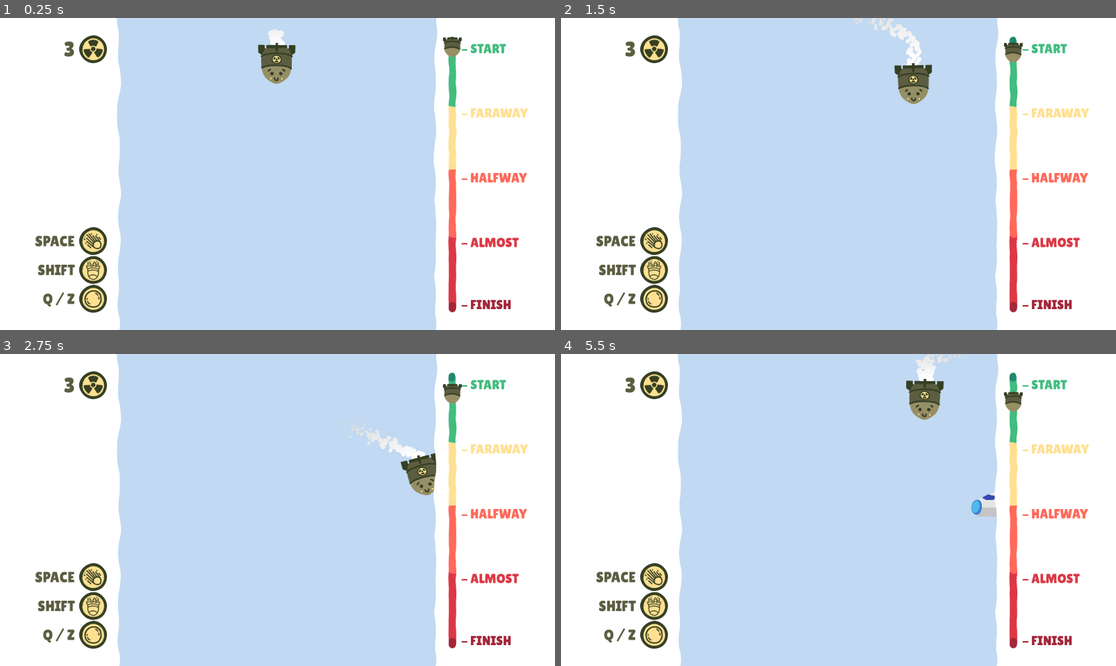
Above: before the commit, frames 1-4 (two rows, left to right).
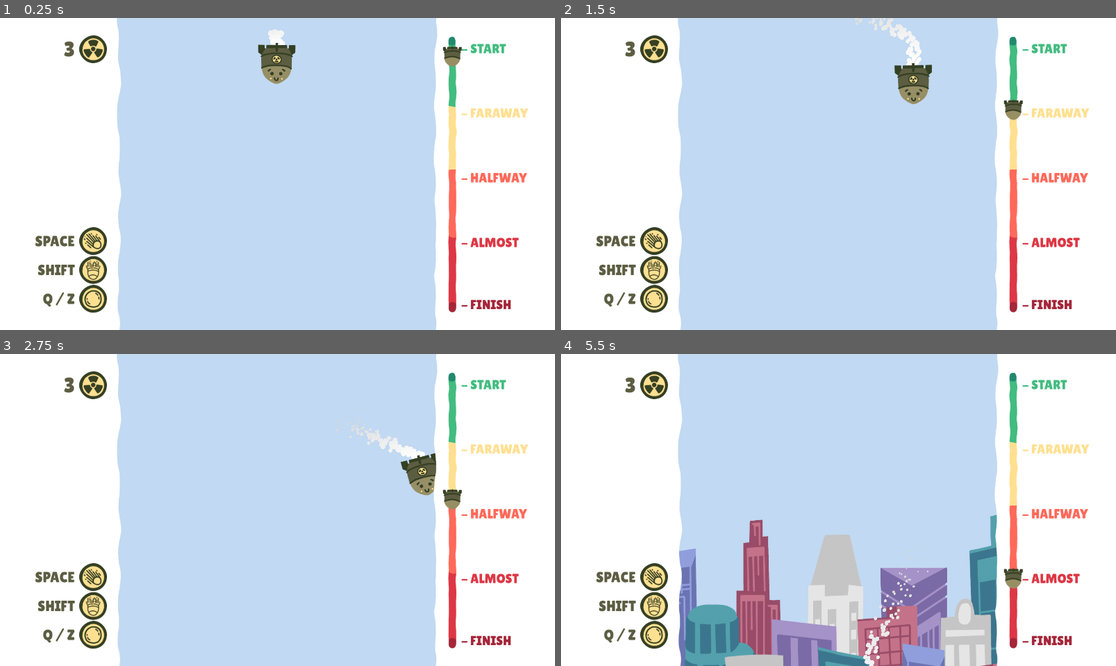
Above: after the commit, the same moments.

Repository: Hangover-Sunshine/DEFCON-JUNIOR
Game: Godot game, scene res://scenes/GameScene.tscn
The game is run twice, just before and just after one commit, with the same random seed, the same clock (stepped at 60 frames per second) and the same inputs. This scene is started directly instead of the project's main scene.
Inputs:
- Up to frame 1 (0.25 s): no input
- Up to frame 2 (1.5 s): hold D (right) 0.53-1.28 s; tap Shift (dash) at 0.6, 1.35 s; hold S (down) from 1.28 s (still down)
- Up to frame 3 (2.75 s): release S (down) at 2.03 s; hold D (right) from 2.03 s (still down); hold Space (fire) from 2.03 s (still down); tap Shift (dash) at 2.3 s
- Up to frame 4 (5.5 s): release D (right) at 2.78 s; release Space (fire) at 2.78 s; hold W (up) 2.78-3.53 s; tap Q (shield) at 2.85 s; tap Shift (dash) at 3.05, 3.6, 4.35 s; hold A (left) 3.53-5 s; tap Escape (pause) at 4.15 s; click "RESUME" at 5 s

The runs differ from the first frame. In frame 1, 0.3% of the frame differs, in the area x 79-84%, y 5-16%; in frame 2, 0.4%; in frame 3, 0.4%; in frame 4, 18%, in the area x 21-84%, y 0-100%.

Commit message:
connected to cut scene, connected to cards, connected to game - the loop is here baby

Diff:
--- a/prefabs/art/environment/env_city.tscn
+++ b/prefabs/art/environment/env_city.tscn
@@ -310,6 +310,11 @@
 
 [node name="Env_City" type="Node2D"]
 
+[node name="AP" type="AnimationPlayer" parent="."]
+libraries = {
+"": SubResource("AnimationLibrary_36j1k")
+}
+
 [node name="City" type="Node2D" parent="."]
 
 [node name="EnvCityBack" type="Sprite2D" parent="City"]
@@ -339,8 +344,3 @@
 visible = false
 position = Vector2(0, -380)
 texture = ExtResource("5_00f1b")
-
-[node name="AP" type="AnimationPlayer" parent="."]
-libraries = {
-"": SubResource("AnimationLibrary_36j1k")
-}
--- a/prefabs/levels/TestLevel.tres
+++ b/prefabs/levels/TestLevel.tres
@@ -4,7 +4,7 @@
 
 [resource]
 script = ExtResource("1_p3ejh")
-LevelLength = 1.0
+LevelLength = 0.1
 FighterFireRate = Vector2(0.8, 0.8)
 FighterBulletSpeed = Vector2(350, 350)
 FighterSpeedRange = Vector2(400, 600)
--- a/scenes/GameRoot.tscn
+++ b/scenes/GameRoot.tscn
@@ -7,6 +7,7 @@
 [ext_resource type="PackedScene" uid="uid://d25674hcnx2dd" path="res://prefabs/systems/rand_position.tscn" id="4_ub5l2"]
 [ext_resource type="Script" path="res://scripts/game/bullet_spawn.gd" id="5_e61t7"]
 [ext_resource type="PackedScene" uid="uid://cff0irid7qcej" path="res://prefabs/entities/player.tscn" id="7_7no1s"]
+[ext_resource type="PackedScene" uid="uid://c0n71c7qli14s" path="res://prefabs/art/environment/env_city.tscn" id="8_otdhf"]
 
 [node name="GameRoot" type="Node2D"]
 process_mode = 1
@@ -86,8 +87,15 @@
 [node name="Enemies" type="Node2D" parent="."]
 
 [node name="Player" parent="." instance=ExtResource("7_7no1s")]
-z_index = 0
+z_index = 1
 position = Vector2(957, 157)
+
+[node name="Env_City" parent="." instance=ExtResource("8_otdhf")]
+position = Vector2(960, 1930)
+
+[node name="DummyTimerBecauseImLazy" type="Timer" parent="."]
+wait_time = 0.25
+one_shot = true
 
 [connection signal="timeout" from="Info/GameTimer" to="." method="_on_game_timer_timeout"]
 [connection signal="timeout" from="Info/MissileTimer" to="." method="_on_missile_timer_timeout"]
--- a/scenes/GameScene.tscn
+++ b/scenes/GameScene.tscn
@@ -1,7 +1,8 @@
-[gd_scene load_steps=7 format=3 uid="uid://cix7grprr55jl"]
+[gd_scene load_steps=8 format=3 uid="uid://cix7grprr55jl"]
 
 [ext_resource type="Script" path="res://scripts/system/GameScene.gd" id="1_4pqr6"]
 [ext_resource type="PackedScene" uid="uid://deaonojyom4gf" path="res://scenes/GameRoot.tscn" id="2_tcv1b"]
+[ext_resource type="Resource" uid="uid://bwkshpflyauc0" path="res://prefabs/levels/TestLevel.tres" id="3_aixwv"]
 [ext_resource type="PackedScene" uid="uid://cvws2phcvy2lr" path="res://scenes/menus/hub_pause.tscn" id="7_5w17u"]
 [ext_resource type="Script" path="res://scripts/menus/menu_flash.gd" id="11_tyc6j"]
 
@@ -15,10 +16,10 @@
 tracks/0/interp = 1
 tracks/0/loop_wrap = true
 tracks/0/keys = {
-"times": PackedFloat32Array(0, 0.5, 3),
-"transitions": PackedFloat32Array(1, 0.0824692, 1),
+"times": PackedFloat32Array(0, 3),
+"transitions": PackedFloat32Array(1, 1),
 "update": 1,
-"values": [Color(1, 1, 1, 0), Color(1, 1, 1, 1), Color(1, 1, 1, 1)]
+"values": [Color(1, 1, 1, 1), Color(1, 1, 1, 1)]
 }
 
 [sub_resource type="AnimationLibrary" id="AnimationLibrary_lbn22"]
@@ -31,6 +32,7 @@
 script = ExtResource("1_4pqr6")
 
 [node name="GameRoot" parent="." instance=ExtResource("2_tcv1b")]
+Levels = Array[Resource("res://scripts/resources/LevelResource.gd")]([ExtResource("3_aixwv"), ExtResource("3_aixwv")])
 
 [node name="PauseCanvasLayer" type="CanvasLayer" parent="."]
 process_mode = 2
@@ -50,7 +52,6 @@
 anchor_bottom = 1.0
 grow_horizontal = 2
 grow_vertical = 2
-color = Color(1, 1, 1, 0)
 
 [node name="AnimationPlayer" type="AnimationPlayer" parent="FlashCanvasLayer"]
 libraries = {
@@ -58,3 +59,6 @@
 }
 
 [connection signal="animation_finished" from="FlashCanvasLayer/AnimationPlayer" to="FlashCanvasLayer" method="_on_animation_player_animation_finished"]
+
+[editable path="GameRoot"]
+[editable path="GameRoot/RandPosition"]
--- a/scripts/game/player.gd
+++ b/scripts/game/player.gd
@@ -56,6 +56,8 @@
 var curr_dash_max:int = 1
 
 var play_area_size:Vector2
+
+var has_control:bool = true
 
 func _ready():
 	if FileAccess.file_exists("user://player.save"):
@@ -103,6 +105,10 @@
 ##
 
 func _process(_delta):
+	if has_control == false:
+		return
+	##
+
 	if Input.is_action_just_pressed("shield") and shield_status == UpgradeAvailability.READY:
 		shield_status = UpgradeAvailability.ACTIVE
 		shield_timer.start(curr_shield_dur)
@@ -138,6 +144,10 @@
 ##
 
 func _physics_process(_delta):
+	if has_control == false:
+		return
+	##
+
 	var direction = Vector2(Input.get_axis("left", "right"), Input.get_axis("up", "down"))
 	direction = direction.normalized()
 
@@ -266,6 +276,18 @@
 	gun_status = UpgradeAvailability.READY
 ##
 
+func lean_left():
+	$PC_Skeleton.to_left()
+##
+
+func lean_right():
+	$PC_Skeleton.to_right()
+##
+
+func do_nothing():
+	$PC_Skeleton.to_notmove()
+##
+
 func get_data():
 	var data = {}
 	data["health"] = Health
--- a/scripts/menus/menu_cards.gd
+++ b/scripts/menus/menu_cards.gd
@@ -123,6 +123,7 @@
 
 func _on_card_boost_pressed():
 	dash_status = true
+	curr_dash_max += 1
 	save()
 	GlobalSignals.emit_signal("load_scene", "GameScene")
 ##
--- a/scripts/menus/menu_cutscene.gd
+++ b/scripts/menus/menu_cutscene.gd
@@ -95,9 +95,10 @@
 		section += 1
 	elif anim_name == "Despawn" and section == 1:
 		if give_murder == true:
-			GlobalSignals.emit_signal("load_scene", "menu_cards")
+			progress_level()
+			GlobalSignals.emit_signal("load_scene", "menus/menu_cards")
 		elif give_mercy == true:
-			GlobalSignals.emit_signal("load_scene", "hub_menu")
+			GlobalSignals.emit_signal("load_scene", "menus/hub_menu")
 	elif anim_name == "Post-Nuke" or anim_name == "Post-Nuke-Flash":
 		spawn_void()
 
@@ -173,3 +174,15 @@
 	ap_left_eye.play("Closed")
 	speech.visible = true
 	speech.visible = true
+##
+
+func progress_level():
+	var data = {"level":chapter}
+	var json_dump = JSON.stringify(data)
+	var save_file = FileAccess.open("user://level.save", FileAccess.WRITE)
+	if save_file == null:
+		printerr("SOMETHING WENT HORRIBLY WRONG SAVING!")
+		return
+	##
+	save_file.store_string(json_dump)
+##
--- a/scripts/menus/menu_flash.gd
+++ b/scripts/menus/menu_flash.gd
@@ -6,18 +6,8 @@
 
 func flash():
 	animation_player.play("flash")
-	$ColorRect.mouse_filter = Control.MOUSE_FILTER_STOP
 ##
 
-func fade_out():
-	animation_player.play("fade_out")
-	$ColorRect.mouse_filter = Control.MOUSE_FILTER_PASS
-##
-
-func fade_in():
-	animation_player.play_backwards("fade_out")
-##
-
-func _on_animation_player_animation_finished(anim_name):
+func _on_animation_player_animation_finished(_anim_name):
 	flashed = true
 ##
--- a/scripts/system/GameController.gd
+++ b/scripts/system/GameController.gd
@@ -10,6 +10,7 @@
 
 @onready var rand_position = $RandPosition
 @onready var player = $Player
+@onready var env_city = $Env_City
 
 const PLAYER_SPAWN:Vector2 = Vector2(980, -100)
 
@@ -50,15 +51,17 @@
 ##
 
 func _ready():
+	get_tree().paused = false
 	GlobalSignals.connect("jet_dead", _jet_dead)
 	GlobalSignals.connect("missile_dead", _missile_dead)
 	GlobalSignals.connect("hobstacle_dead", _hobstacle_dead)
 	GlobalSignals.connect("obstacle_dead", _obstacle_dead)
 	$CanvasLayer/GIU.player = player
 	$CanvasLayer/GIU.level_timer = game_timer
-##
-
-func _process(_delta):
+	env_city.get_child(0).connect("animation_finished", _nuke_done)
+##
+
+func _process(delta):
 	if spawning_jets == false and max_jets > 0 and game_timer.time_left <= jets_spawn_at:
 		spawning_jets = true
 		jet_timer.start(randf_range(Levels[curr_level].FighterSpawnTimerRange.x,
@@ -81,13 +84,36 @@
 	##
 
 	if game_timer.time_left < 25:
-		GlobalSettings.emit_signal("bail_out")
+		#GlobalSettings.emit_signal("bail_out")
+		pass
+	##
+
+	if game_timer.time_left < 3:
+		player.has_control = false
+		env_city.global_position =\
+			env_city.global_position.move_toward(Vector2(960, 1090), 400 * delta)
+		player.global_position =\
+			player.global_position.move_toward(Vector2(960, 1290), 700 * delta)
+		if player.global_position.x < 940:
+			player.lean_right()
+		elif player.global_position.x > 980:
+			player.lean_left()
+		else:
+			player.do_nothing()
+		##
 	##
 ##
 
 func _on_game_timer_timeout():
-	# TODO: BOOM! :)
+	env_city.get_child(0).play("Nuke")
+	$DummyTimerBecauseImLazy.start(0.35)
+	await $DummyTimerBecauseImLazy.timeout
 	GlobalSignals.emit_signal("level_complete")
+##
+
+func _nuke_done(_anim_name):
+	pass
+	#GlobalSignals.emit_signal("level_complete")
 ##
 
 func _jet_dead():
--- a/scripts/system/GameScene.gd
+++ b/scripts/system/GameScene.gd
@@ -36,7 +36,7 @@
 			GlobalSignals.emit_signal("load_scene", "menus/menu_gameover")
 		##
 		if player_won:
-			GlobalSignals.emit_signal("load_scene", "menus/menu_cards")
+			GlobalSignals.emit_signal("load_scene", "menus/menu_cutscene")
 		##
 		next_scene = true
 	##
@@ -51,7 +51,7 @@
 
 func _level_complete():
 	get_tree().paused = true
-	$GameRoot.curr_level += 1
+	#$GameRoot.curr_level += 1
 	flash_canvas_layer.visible = true
 	flash_canvas_layer.flash()
 	player_won = true
Not shown: 1 places in scenes/GameRoot.tscn that only renumber resources
